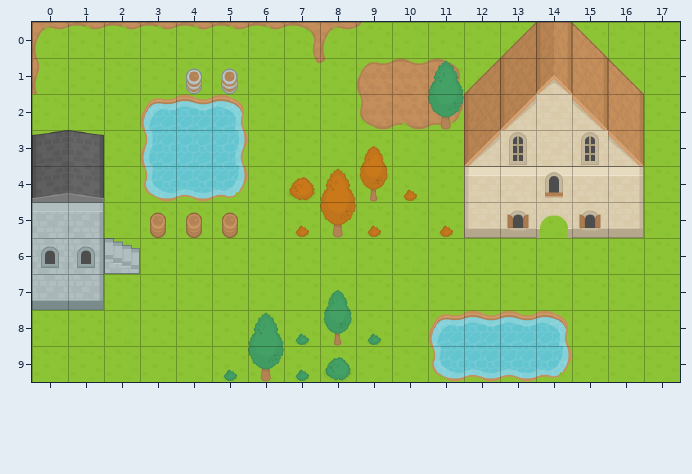
Tiled map -- appserver/app/assets/images/tilemaps-src/level2.tmx. Above is the file before it was changed.
Cells are 64x64 px. Shown: x 0..17, y 0..9.
The result:
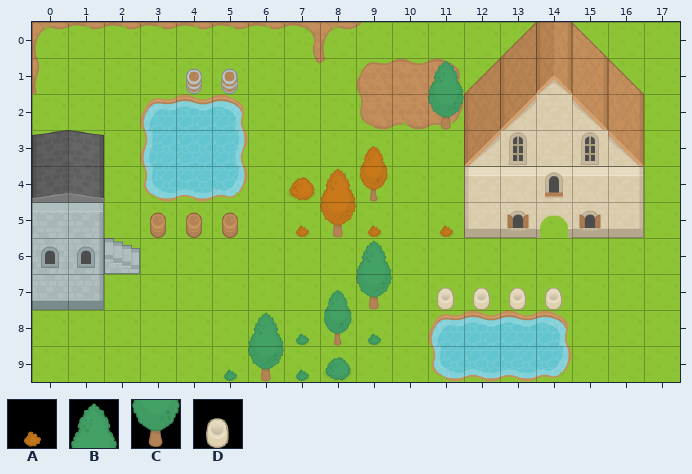
Key: from "RPGpack_sheet": A 183, B 204, C 224, D 248.
_ is an empty cell.
Tiles replaced or removed in this view: A.
Difference:
Changed rows in their new state; . is an unchanged cell.
Layer "BuildingsWalls":
first column x 11:
 7 DDDD
Layer "TreeLayer":
first column x 9:
 4 ._
 6 B.
 7 C.
